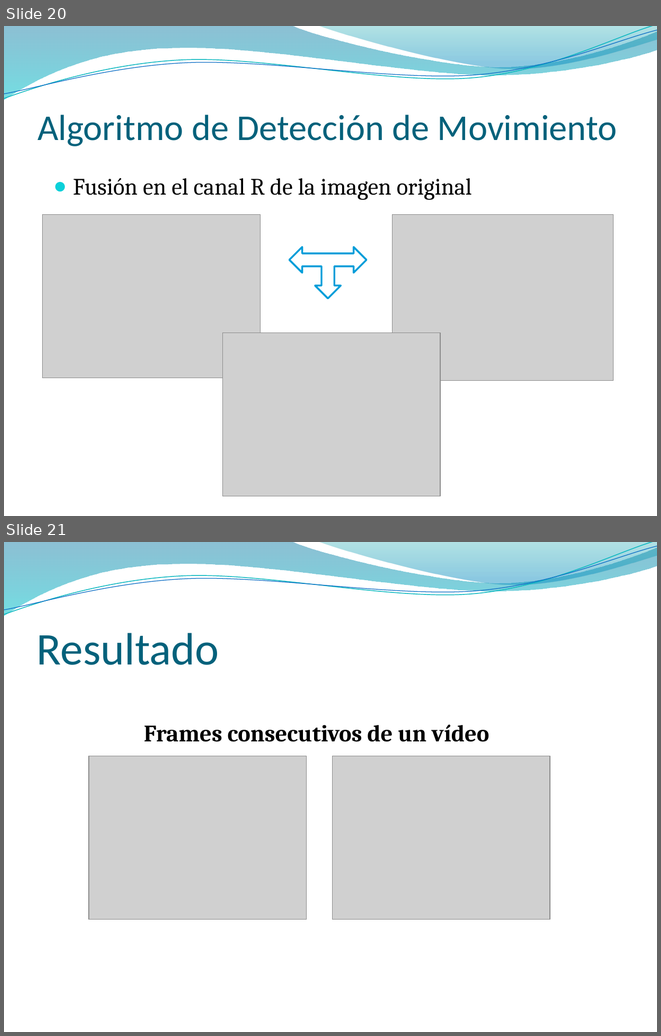
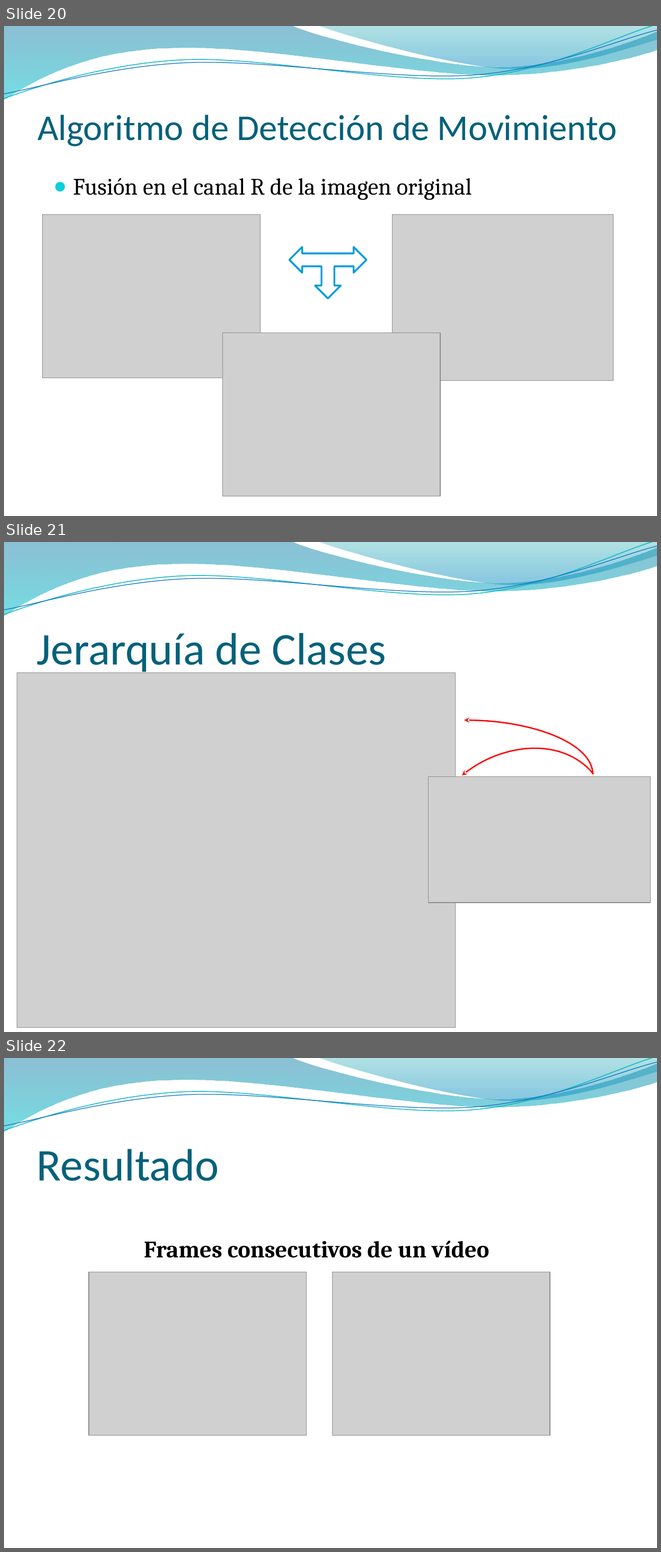
Before and after one commit to vinaygaba/pycuda-filters, a slide deck: out/presentacion/presentacionTAD.pptx. Shown one above the other, each under a label of ours: slides 20 and 21 before the commit, slides 20, 21 and 22 after it. The pictures are 661x1036 and 661x1552 pixels, drawn with LibreOffice and Linux fonts; fonts in the diff are those of the drawing; grey boxes stand for pictures; background and template pictures are left out. Boxes give left, top, right and bottom in pixels: in the first picture for what was removed or moved away, otherwise in the second. Text is boxed around its words. In the diff, an @@ line names an element or a change of style, - is before the commit and + after.

```diff
--- a/out/presentacion/presentacionTAD.pptx
+++ b/out/presentacion/presentacionTAD.pptx
@@ slide 21 added at (4,542,657,1032), background picture (left out); not listed: 4 template elements that a slide beside it also shows @@
@@ title added at (37,633,387,675), 50 pt, text #04617B @@
+Jerarquía de Clases
@@ picture added at (17,672,456,1027) @@
@@ arc (boxed as its full ellipse) added at (381,711,645,967), outline #FF0000 1.5 pt @@
@@ arc (boxed as its full ellipse) added at (336,720,593,828), outline #FF0000 1.5 pt @@
@@ picture added at (429,776,651,902) @@
@@ what was slide 21 is now slide 22 @@
```
Also in this commit, not shown: 1 slide changed, 2 other slides added, 1 other file.
